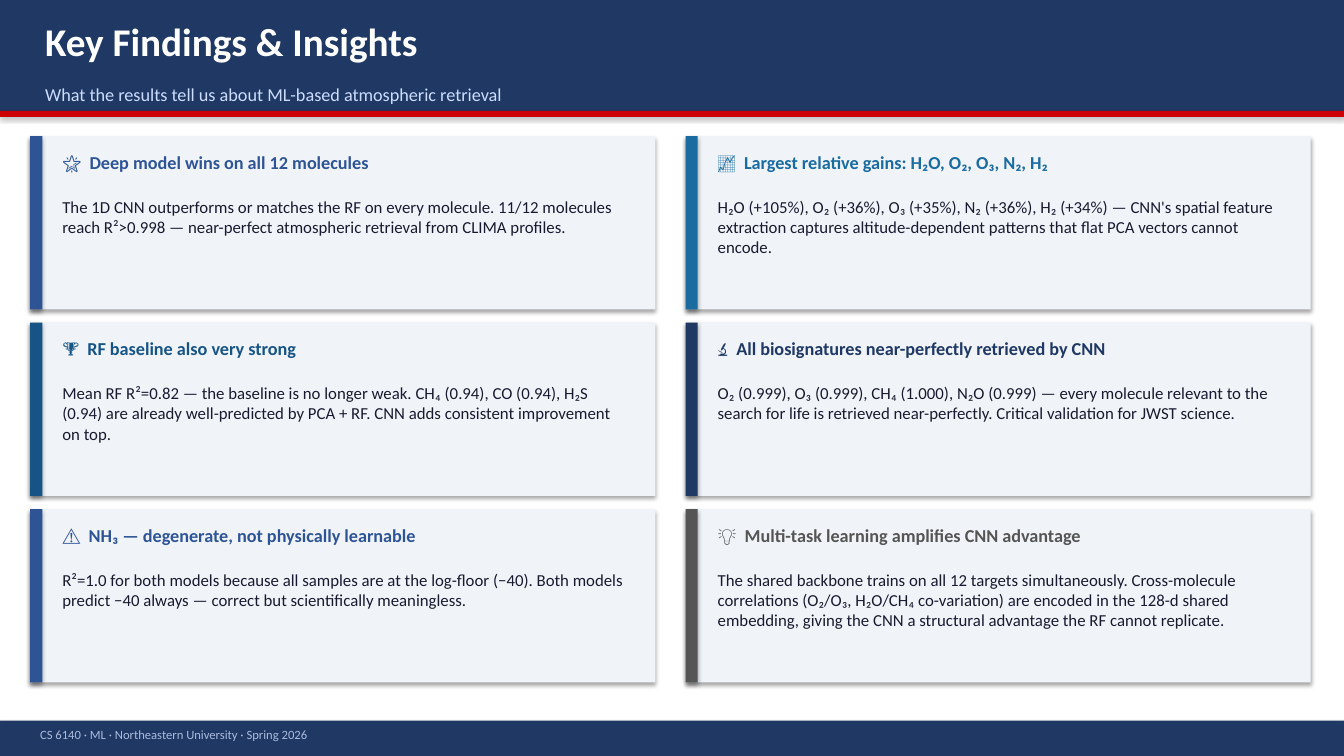
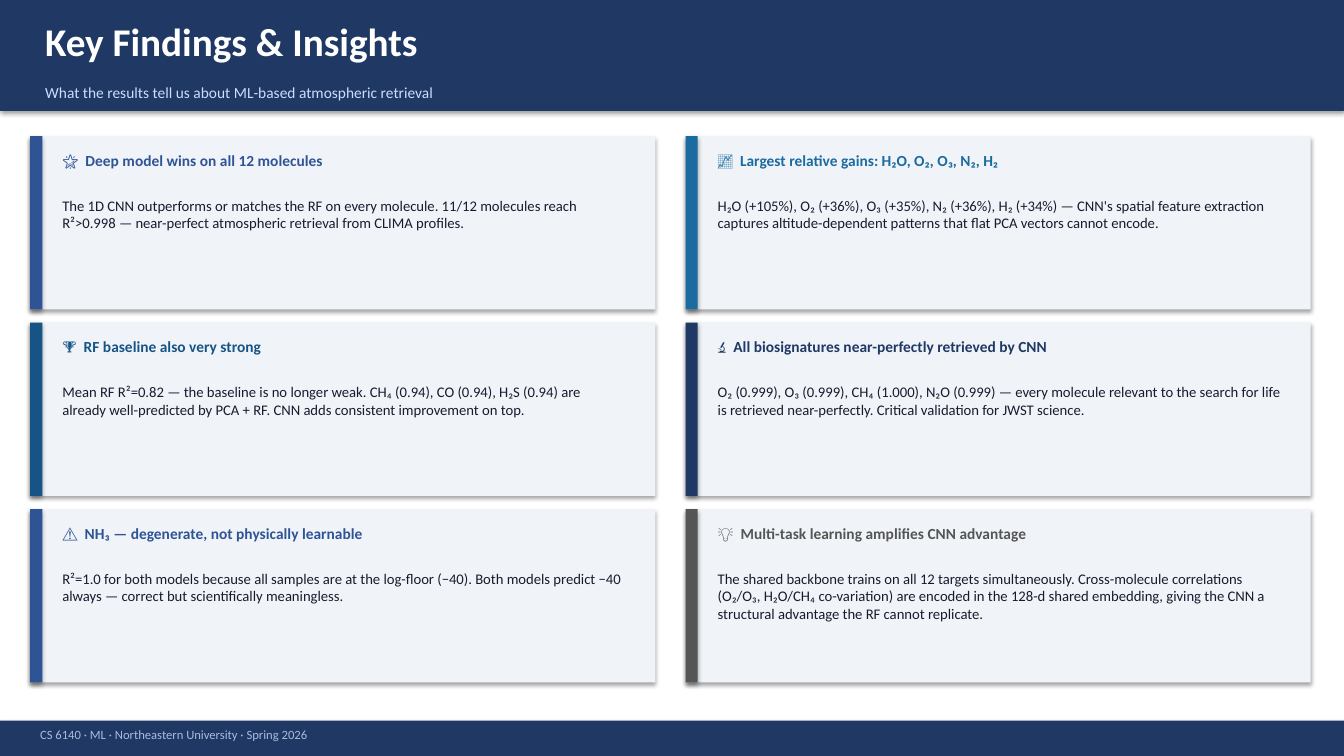
Before and after one commit to bshind87/inara-atmospheric-composition, a slide deck: slide 14 of docs/INARA_Presentation.pptx (slide 13 before the commit). Drawn at 1344x756 pixels with LibreOffice and Linux fonts; fonts in the diff are those of the drawing. Boxes give left, top, right and bottom in pixels: in the first picture for what was removed or moved away, otherwise in the second. Text is boxed around its words. In the diff, an @@ line names an element or a change of style, - is before the commit and + after.

```diff
--- a/docs/INARA_Presentation.pptx
+++ b/docs/INARA_Presentation.pptx
@@ rectangle removed at <box>0,111,1344,117</box> @@
@@ size 13 to 11 pt in 7 elements at <box>45,87,433,101</box>, <box>740,155,998,169</box>, <box>85,155,323,169</box>, <box>84,341,261,355</box>, <box>733,341,1046,355</box>, <box>85,528,362,542</box>, <box>741,528,1026,542</box> @@
@@ size 12 to 10.5 pt in 6 elements at <box>718,573,1264,622</box>, <box>62,200,577,231</box>, <box>718,200,1264,231</box>, <box>62,385,580,418</box>, <box>718,386,1280,418</box>, <box>62,572,621,604</box> @@
```
Also in this commit, not shown: 13 other slides changed, 5 slides added, 4 slides removed, 2 other files.
